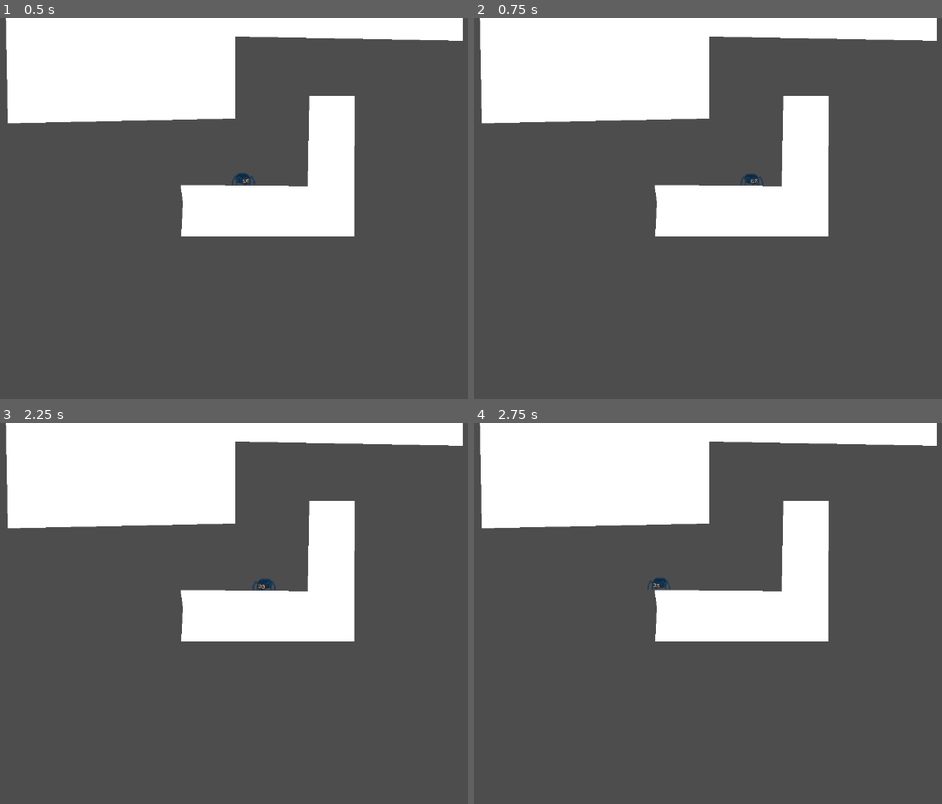
Above: before the commit, frames 1-4 (two rows, left to right).
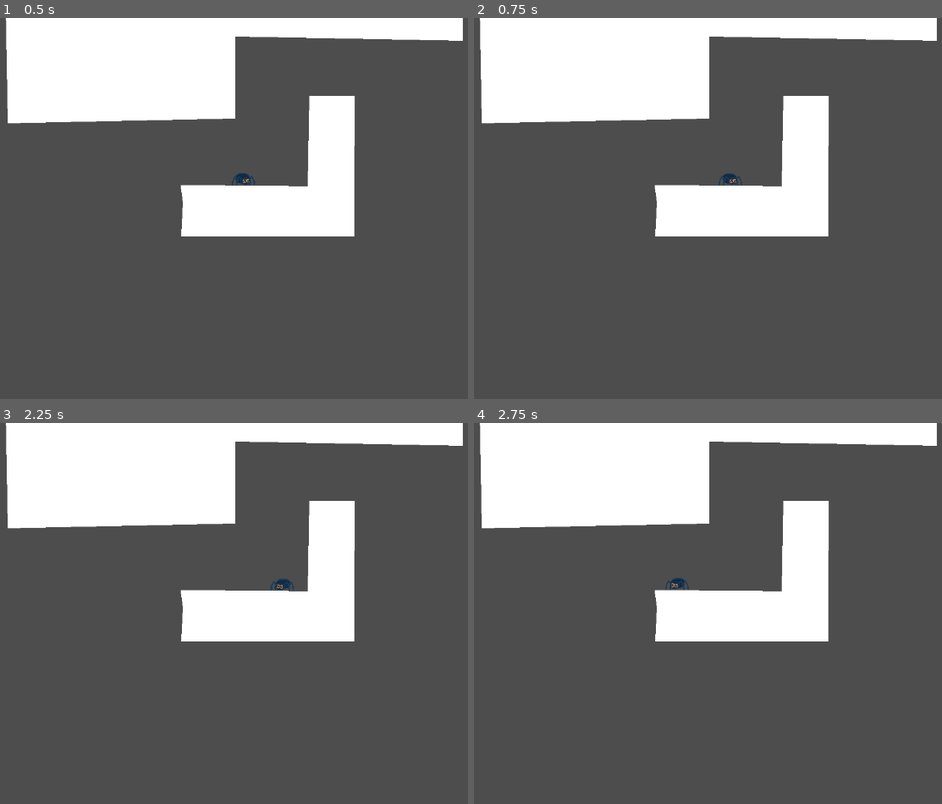
Above: after the commit, the same moments.

Repository: changedcharacter/KiwiJam2026-ThemeTBA
Game: Godot game, scene res://scripts/test_stage.tscn
The game is run twice, just before and just after one commit, with the same random seed, the same clock (stepped at 60 frames per second) and the same inputs.
Inputs (mouse positions are in pixels of both pictures, inside the frame that each line leads up to):
- Up to frame 1 (0.5 s): no input
- Up to frame 2 (0.75 s): tap Enter at 0.5 s; move the mouse to (927, 189) at 0.52 s; hold Right (move_right) from 0.53 s (still down); click (927, 189) at 0.6 s
- Up to frame 3 (2.25 s): tap W (jump) at 0.77, 1.52 s; tap Space at 1.25 s; move the mouse to (168, 632) at 1.27 s; click (168, 632) at 1.35 s; tap Enter at 2 s; move the mouse to (369, 529) at 2.02 s; release Right (move_right) at 2.03 s; hold Left (move_left) from 2.03 s (still down); click (369, 529) at 2.1 s
- Up to frame 4 (2.75 s): keep holding Left (move_left)

Frame 1 is identical in both runs. In frame 2, 0.2% of the frame differs, in the area x 52-62%, y 40-44%; in frame 3, 0.2%; in frame 4, 0.2%.

Commit message:
fix: player force when grappled is now scaled by direction to grapple point

Diff:
--- a/scripts/player.gd
+++ b/scripts/player.gd
@@ -4,13 +4,14 @@
 @onready var ray := $RayCast2D
 @onready var line := $Line2D
 
-const speed: float = 300.0
+const speed: float = 30.0
+const max_speed: float = 300.0
 const gravity = Vector2(0, 20.0)
 const jump_velocity: float = -400.0
 const max_fall_velocity: float = 400.0
 const min_grapple_length: float = 2.0
 const grapple_reel_in_rate: float = 1.0
-const grapple_damping: float = 0.05
+const grapple_damping: float = 0.02
 
 var jumped := false
 var grapple_hooked = false
@@ -30,14 +31,16 @@
 
 func _do_movement(direction):
 	if grapple_hooked:
-		var distance = global_position.distance_to(grapple_target)
-		if distance < grapple_length:
-			grapple_length = distance
+		var distance_to_target = global_position.distance_to(grapple_target)
+		var direction_to_target = global_position.direction_to(grapple_target)
+		velocity.x += speed * direction * -direction_to_target.y
+		if distance_to_target < grapple_length:
+			grapple_length = distance_to_target
 		else:
-			velocity += global_position.direction_to(grapple_target) * (distance - grapple_length) * (1 - grapple_damping)
-		velocity.x += 30 * direction
+			velocity += direction_to_target * (distance_to_target - grapple_length)
+		velocity *= 1 - grapple_damping
 	else:
-		velocity.x = speed * direction
+		velocity.x = move_toward(velocity.x, max_speed * direction, speed)
 	velocity += gravity
 	velocity.y = min(velocity.y, max_fall_velocity)
 
